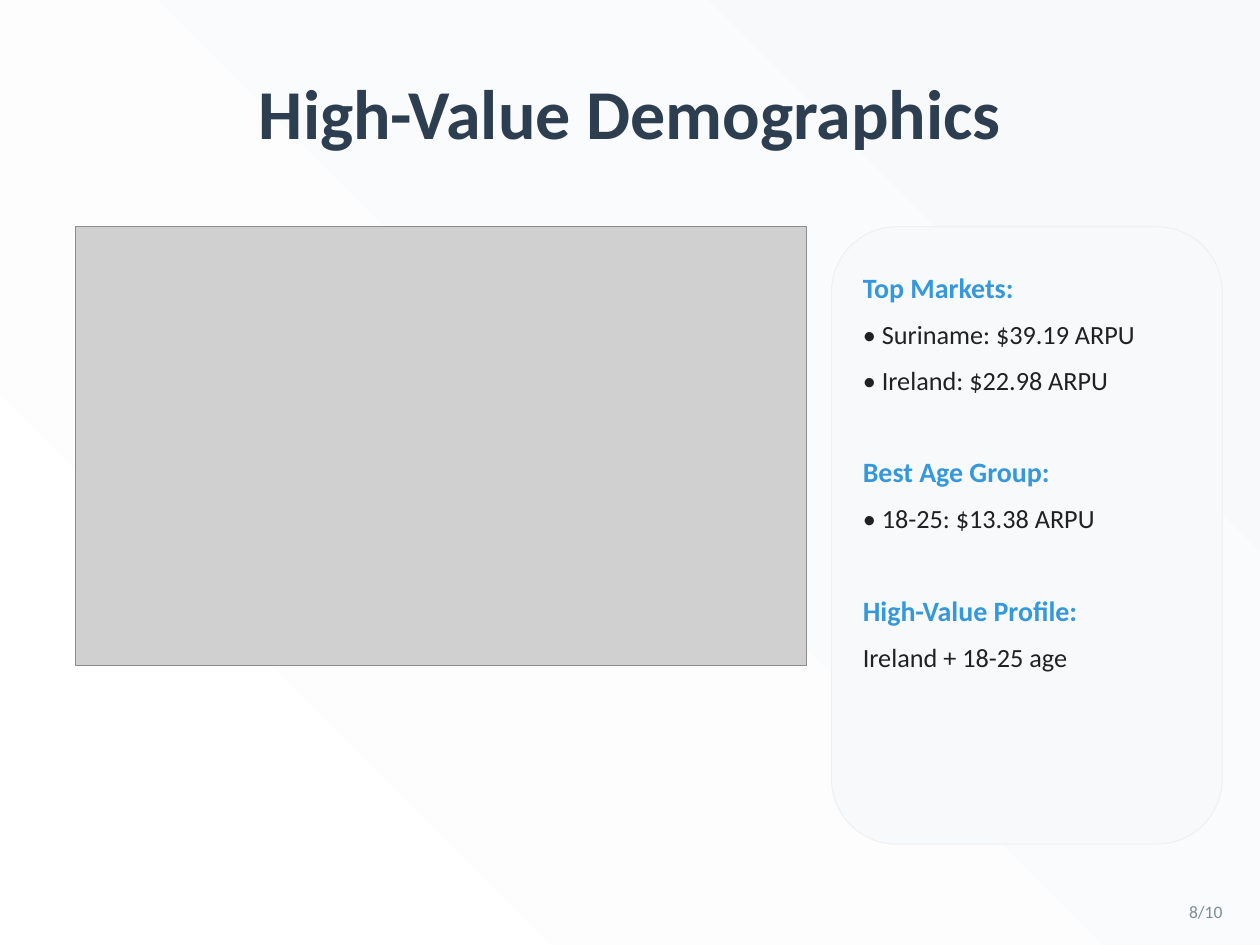
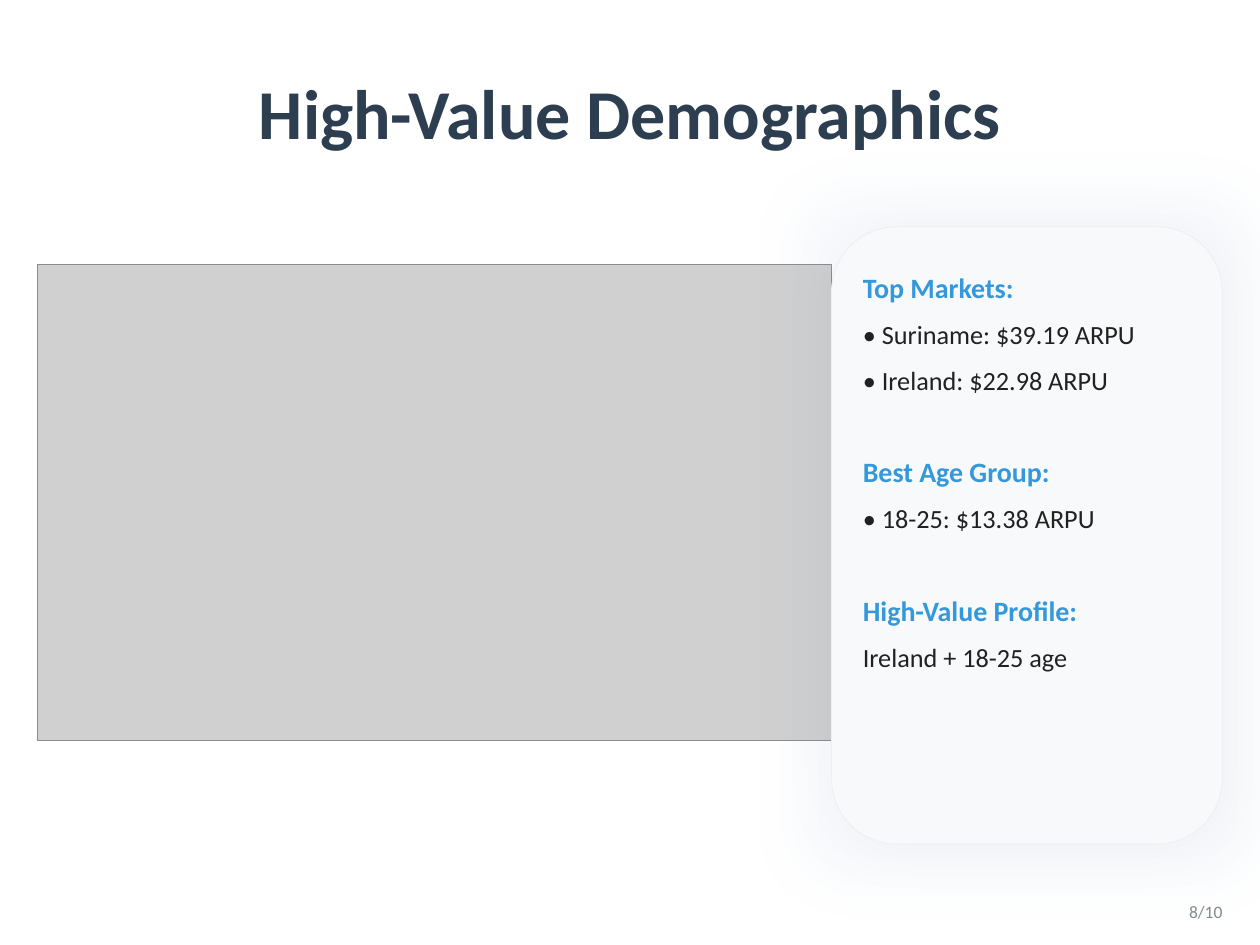
Before and after one commit to yiwei79/GameData_Analysis_Projects, a slide deck: slide 8 of Delivery 1 KPIs/Deliverables/Game_Analytics_Presentation.pptx. Drawn at 1260x945 pixels with LibreOffice and Linux fonts; fonts in the diff are those of the drawing; grey boxes stand for pictures. Boxes give left, top, right and bottom in pixels: in the first picture for what was removed or moved away, otherwise in the second. Text is boxed around its words. In the diff, an @@ line names an element or a change of style, - is before the commit and + after.

```diff
--- a/Delivery 1 KPIs/Deliverables/Game_Analytics_Presentation.pptx
+++ b/Delivery 1 KPIs/Deliverables/Game_Analytics_Presentation.pptx
@@ background gradient #FFFFFF to #F8F9FA to #FFFFFF @@
@@ rounded rectangle at (832,227,1222,844): shadow on @@
@@ picture: place and size @@
-picture at (76,227,806,665)
+picture at (38,265,832,741)
```
Also in this commit, not shown: 9 other slides changed, 1 slide added, 4 other files.
